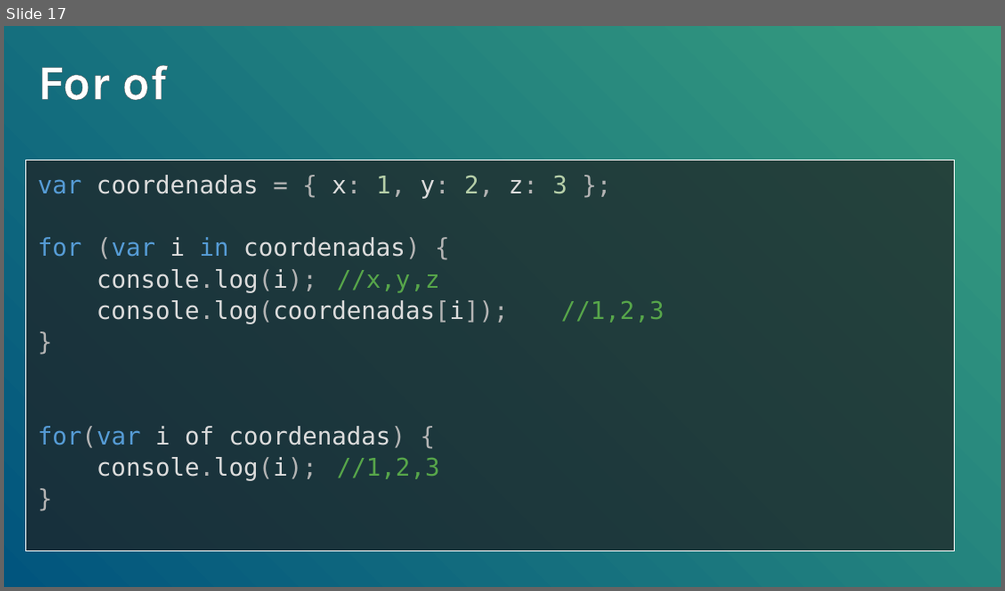
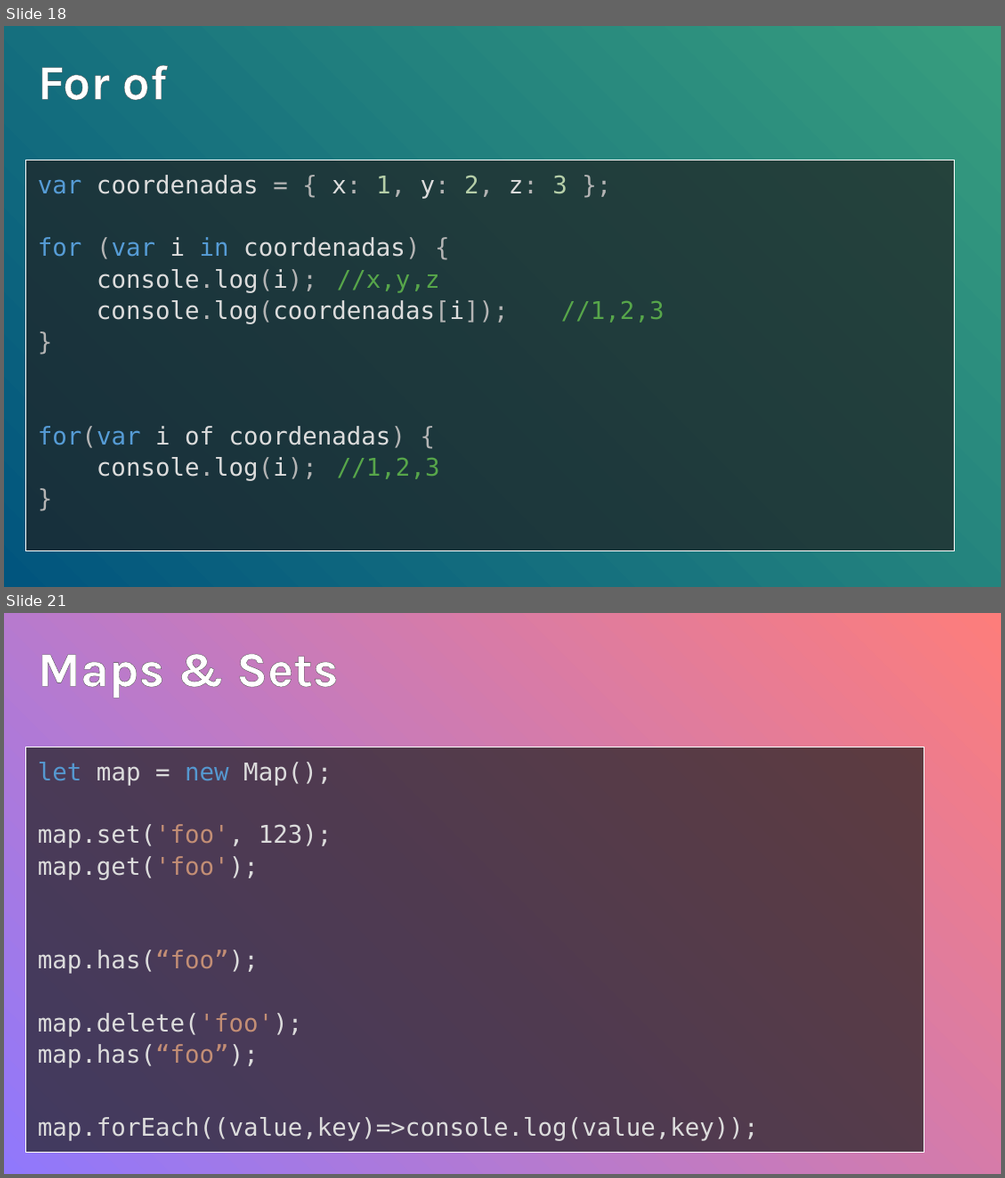
Before and after one commit to UamNet/TechTalks, a slide deck: Functional JS+ES6 - Arcadio Garcia/Functional JS+ ES6.pptx. Shown one above the other, each under a label of ours: slide 17 before the commit, slides 18 and 21 after it; the slides between them are not shown. The pictures are 1005x591 and 1005x1178 pixels, drawn with LibreOffice and Linux fonts; fonts in the diff are those of the drawing; background and template pictures are left out. Boxes give left, top, right and bottom in pixels: in the first picture for what was removed or moved away, otherwise in the second. Text is boxed around its words. In the diff, an @@ line names an element or a change of style, - is before the commit and + after.

```diff
--- a/Functional JS+ES6 - Arcadio Garcia/Functional JS+ ES6.pptx
+++ b/Functional JS+ES6 - Arcadio Garcia/Functional JS+ ES6.pptx
@@ slide 21 added at box(4, 613, 1001, 1174), background gradient #9078FC to #FD7D7B @@
@@ title added at box(38, 654, 339, 698), 48 pt, text #FFFFFF, bold @@
+Maps & Sets
@@ text added at box(26, 747, 924, 1151), fill #202020 at 70% opacity, outline #FFFFFF 0.75 pt, 24 pt, text #DCDCDC @@
+let map = new Map();
+map.set('foo', 123);
+map.get('foo');
+map.has(“foo”);
+map.delete('foo');
+map.has(“foo”);
+map.forEach((value,key)=>console.log(value,key));
@@ what was slide 17 is now slide 18 @@
```
Also in this commit, not shown: 3 slides changed, 7 other slides added.
